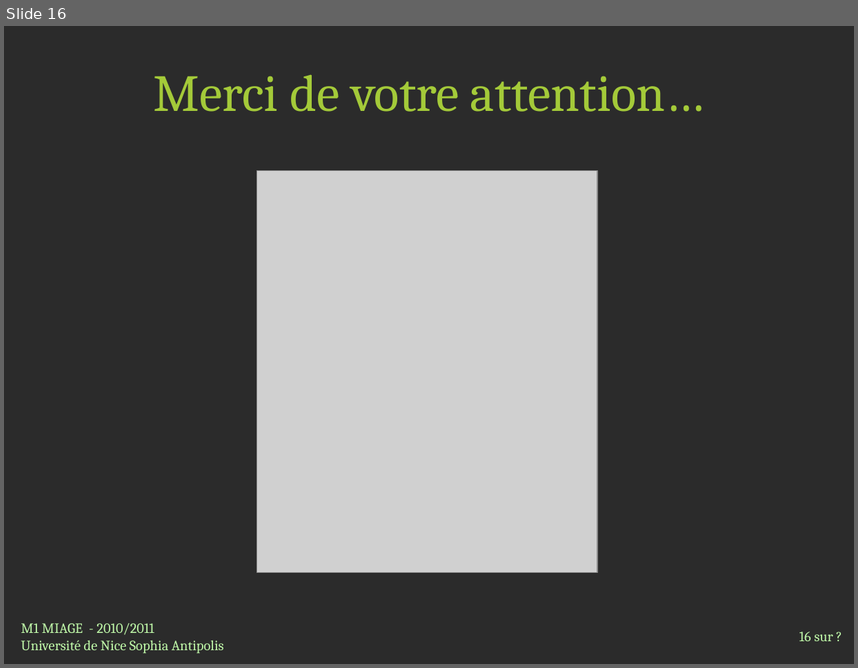
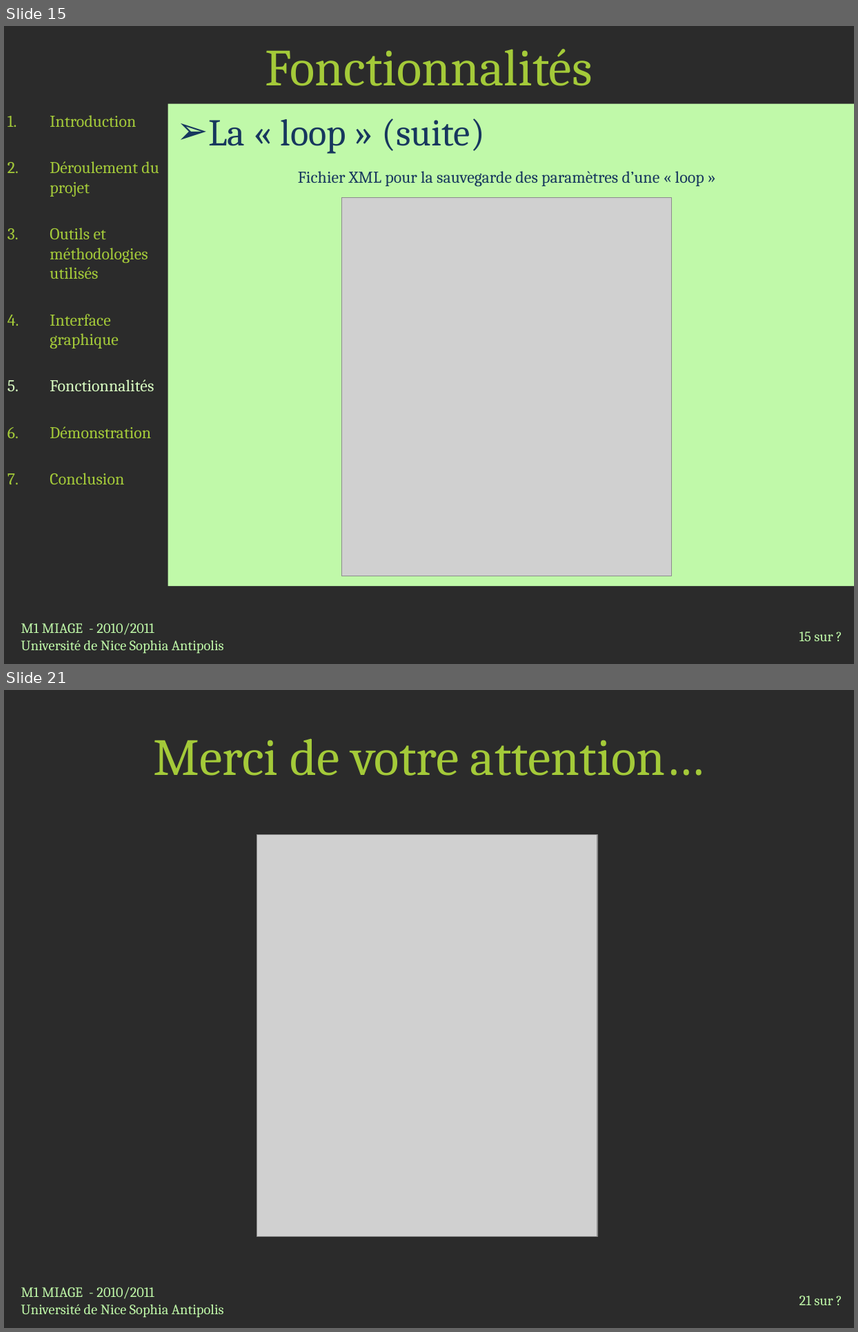
Before and after one commit to jlespagnard/android-advanced-player, a slide deck: AAP/docs/Presentation.pptx. Shown one above the other, each under a label of ours: slide 16 before the commit, slides 15 and 21 after it; the slides between them are not shown. The pictures are 858x668 and 858x1332 pixels, drawn with LibreOffice and Linux fonts; fonts in the diff are those of the drawing; grey boxes stand for pictures; background and template pictures are left out; a plain dark background stands for a picture behind light text. Boxes give left, top, right and bottom in pixels: in the first picture for what was removed or moved away, otherwise in the second. Text is boxed around its words. In the diff, an @@ line names an element or a change of style, - is before the commit and + after.

```diff
--- a/AAP/docs/Presentation.pptx
+++ b/AAP/docs/Presentation.pptx
@@ slide 15 added at box(4, 26, 854, 664), background picture (left out) @@
@@ title added at box(266, 49, 593, 86), 44 pt, text #A4CA39 @@
+Fonctionnalités
@@ text added at box(168, 104, 854, 586), fill #C0F9A9, 32 pt, text #17375E @@
+➢ La « loop » (suite)
@@ text added at box(50, 115, 159, 484), 14 pt, text #A4CA39 @@
+1. Introduction
+2. Déroulement du projet
+3. Outils et méthodologies utilisés
+4. Interface graphique
+5. Fonctionnalités
+6. Démonstration
+7. Conclusion
@@ table added at box(224, 164, 791, 198), 1 rows, 1 columns @@
+Fichier XML pour la sauvegarde des paramètres d’une « loop »
@@ picture added at box(342, 198, 672, 576) @@
@@ text added at box(21, 623, 224, 653), 12 pt, text #C0F9A9 @@
+M1 MIAGE - 2010/2011
+Université de Nice Sophia Antipolis
@@ page number added at box(800, 631, 833, 641), 12 pt, text #C0F9A9 @@
+15 sur ?
@@ what was slide 16 is now slide 21 @@
@@ page number at box(800, 1295, 833, 1305): text changed @@
-16 sur ?
+21 sur ?
```
Also in this commit, not shown: 14 slides changed, 4 other slides added, 2 other files.
